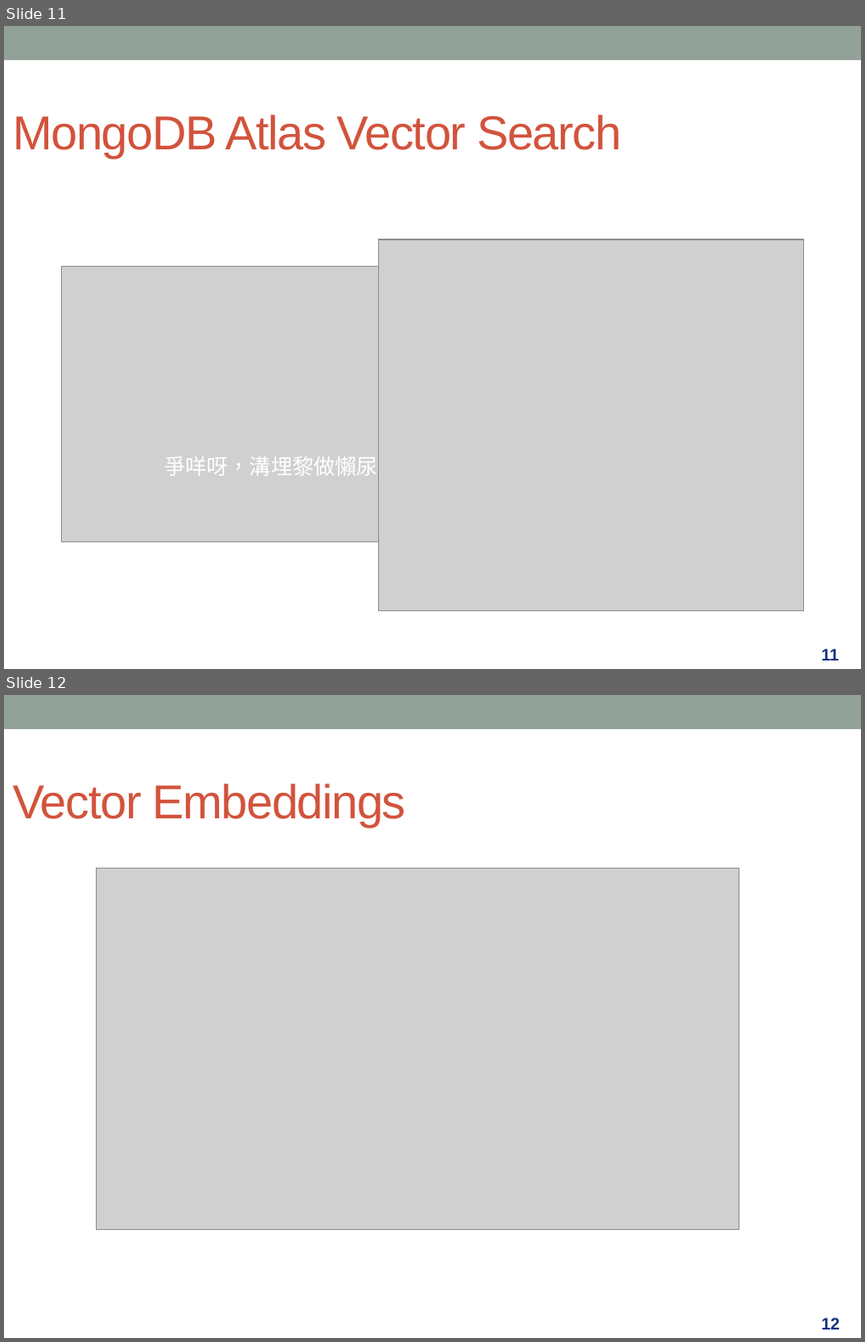
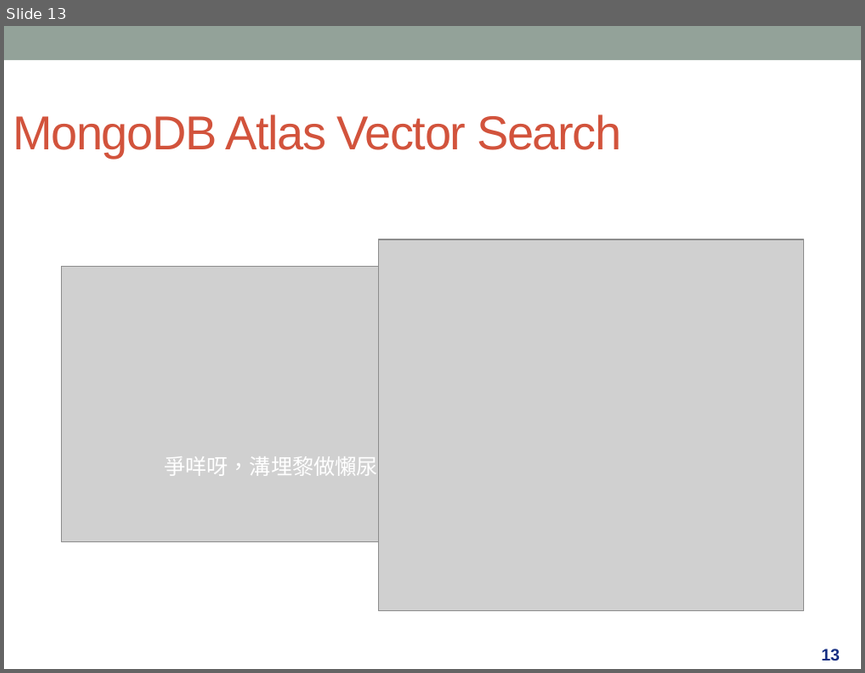
Before and after one commit to kenwkliu/ideas, a slide deck: slides/GenAI.pptx. Shown one above the other, each under a label of ours: slides 11 and 12 before the commit, slide 13 after it. The pictures are 865x1342 and 865x673 pixels, drawn with LibreOffice and Linux fonts; fonts in the diff are those of the drawing; grey boxes stand for pictures. Boxes give left, top, right and bottom in pixels: in the first picture for what was removed or moved away, otherwise in the second. Text is boxed around its words. In the diff, an @@ line names an element or a change of style, - is before the commit and + after.

```diff
--- a/slides/GenAI.pptx
+++ b/slides/GenAI.pptx
@@ slide 12 removed at (4, 695, 861, 1338), background #FFFFFF; not listed: 1 template element that a slide beside it also shows @@
@@ title removed at (12, 783, 406, 827) @@
-Vector Embeddings
@@ picture removed at (96, 868, 738, 1230) @@
@@ page number removed at (821, 1317, 840, 1329) @@
-12
@@ what was slide 11 is now slide 13 @@
@@ page number at (821, 648, 840, 661): text changed @@
-11
+13
```
Also in this commit, not shown: 6 slides changed, 4 slides added.
